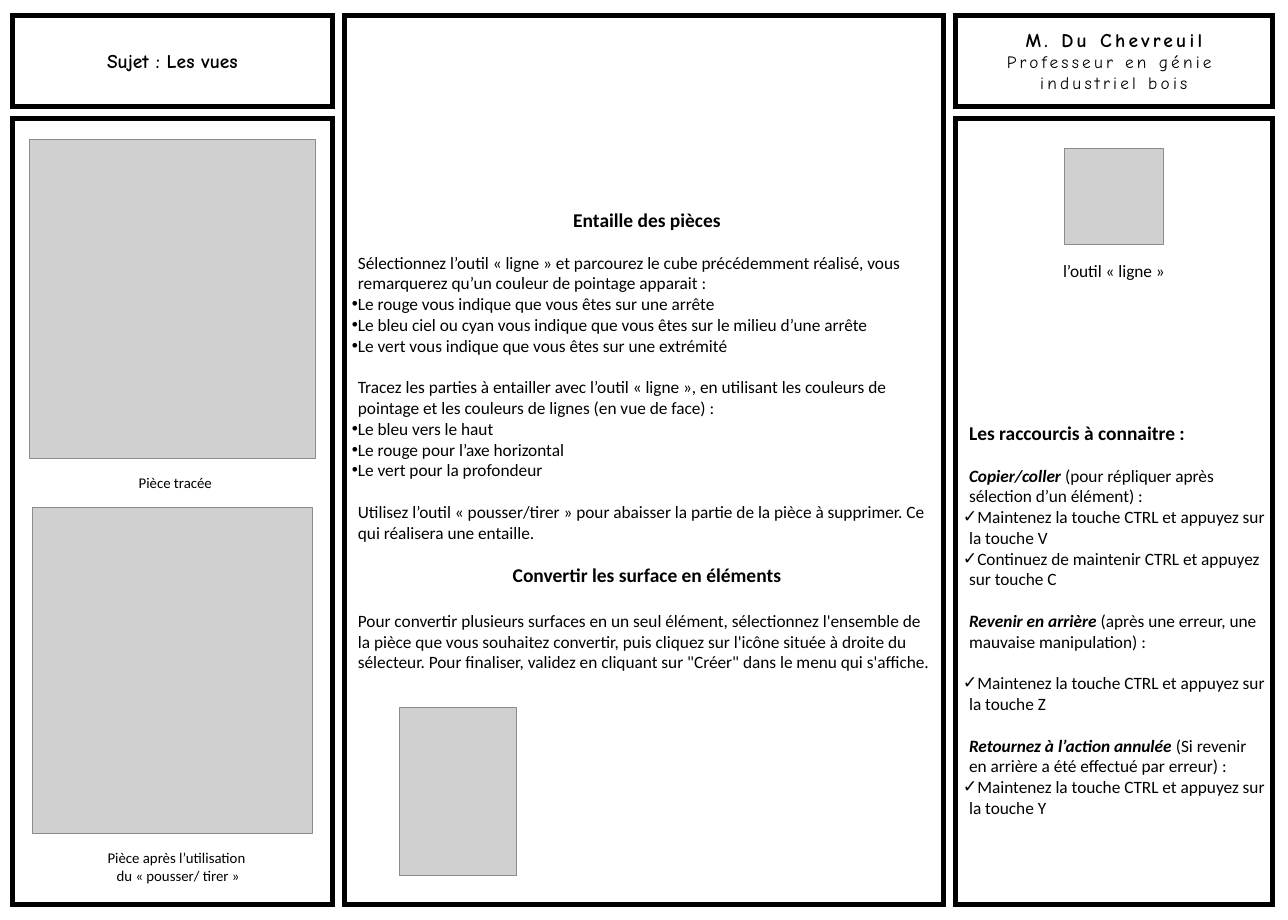
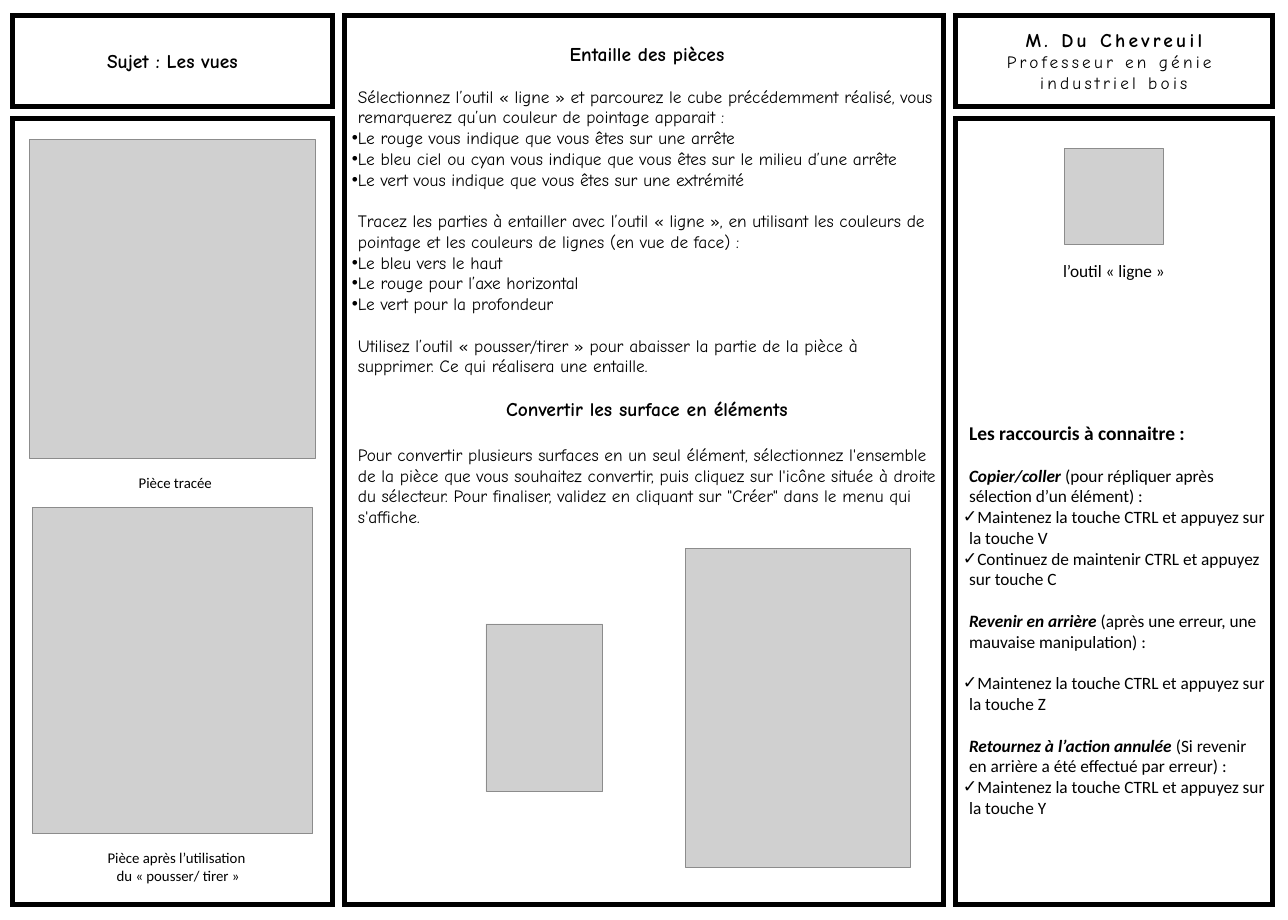
Before and after one commit to kduchevreuil/Cours-Menuiserie, a slide deck: slide 8 of Dossier Dessous de plat/DOSSIER dessous de plat (Terminale).pptx. Drawn at 1288x920 pixels with LibreOffice and Linux fonts; fonts in the diff are those of the drawing; grey boxes stand for pictures. Boxes give left, top, right and bottom in pixels: in the first picture for what was removed or moved away, otherwise in the second. Text is boxed around its words. In the diff, an @@ line names an element or a change of style, - is before the commit and + after.

```diff
--- a/Dossier Dessous de plat/DOSSIER dessous de plat (Terminale).pptx
+++ b/Dossier Dessous de plat/DOSSIER dessous de plat (Terminale).pptx
@@ rectangle "Entaille des pièces" at (x1=344, y1=16, x2=944, y2=905): font Calibri to Comic Neue; vertical alignment middle to top @@
@@ picture added at (x1=686, y1=549, x2=911, y2=868) @@
@@ picture moved from (x1=400, y1=708, x2=517, y2=875) to (x1=486, y1=624, x2=603, y2=792) @@
```
Also in this commit, not shown: 12 other files.
